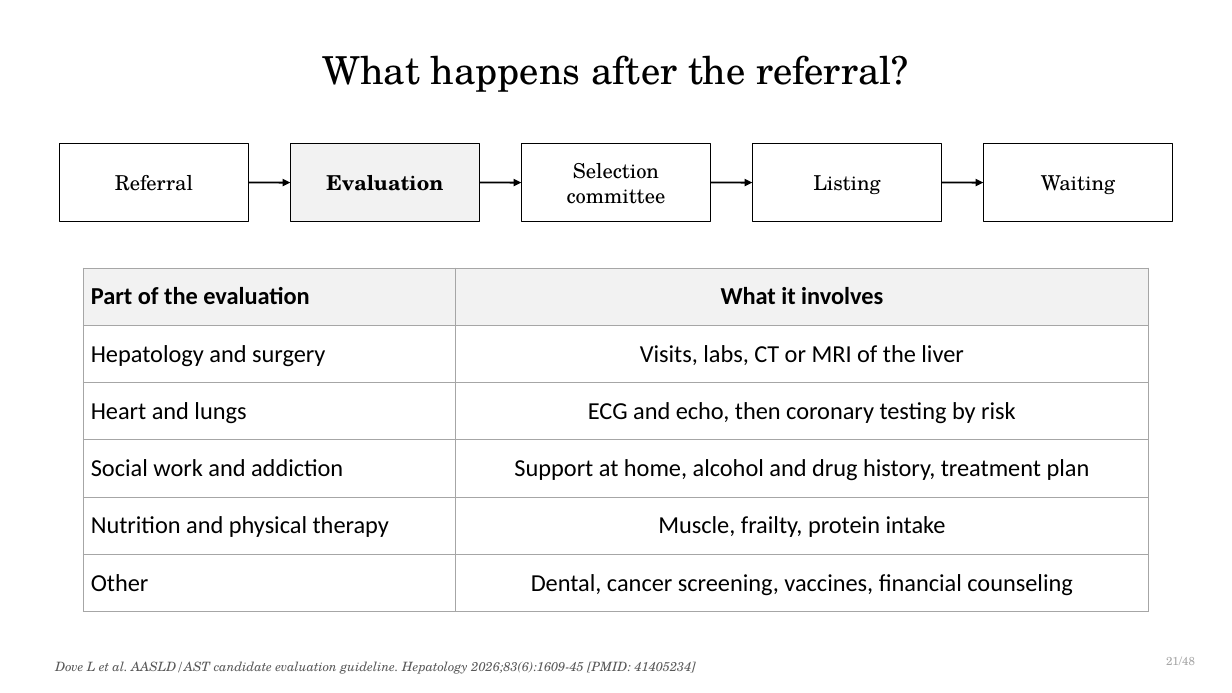
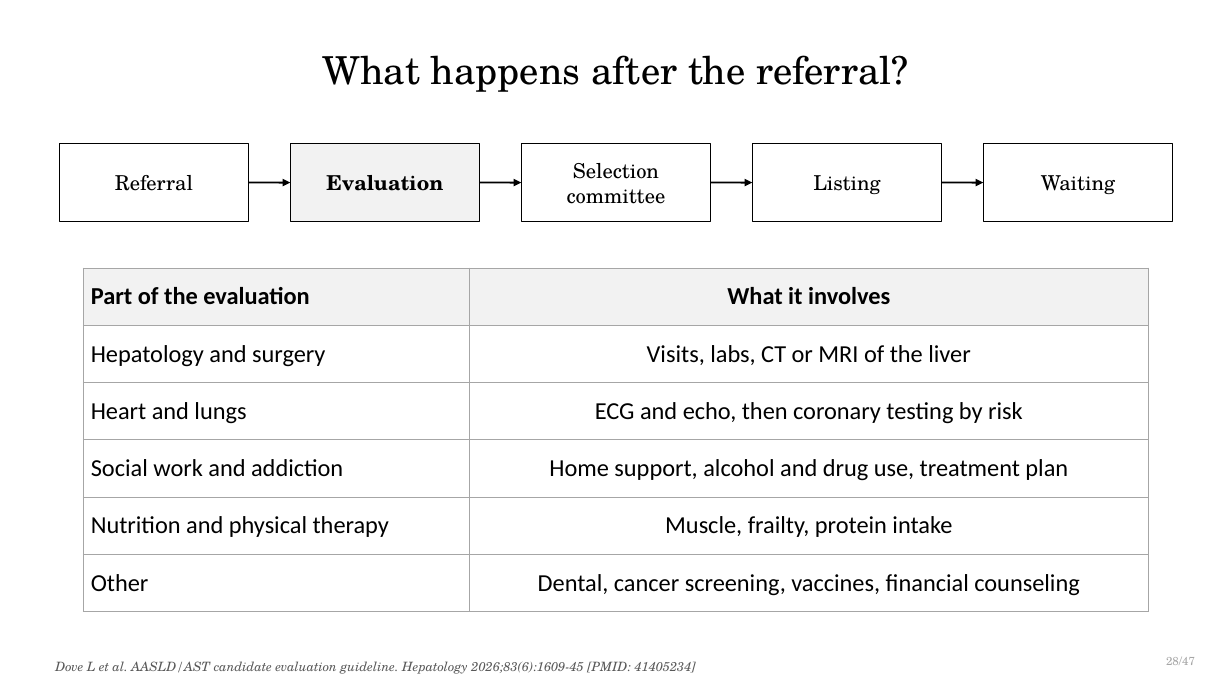
Before and after one commit to qaddodi/mohammad-almeqdadi-lectures, a slide deck: slide 30 of lectures/liver-transplant-grand-rounds-mmc-2026/Liver Transplantation When to Refer and Whats New.pptx (slide 22 before the commit). Drawn at 1232x693 pixels with LibreOffice and Linux fonts; fonts in the diff are those of the drawing. Boxes give left, top, right and bottom in pixels: in the first picture for what was removed or moved away, otherwise in the second. Text is boxed around its words. In the diff, an @@ line names an element or a change of style, - is before the commit and + after.

```diff
--- a/lectures/liver-transplant-grand-rounds-mmc-2026/Liver Transplantation When to Refer and Whats New.pptx
+++ b/lectures/liver-transplant-grand-rounds-mmc-2026/Liver Transplantation When to Refer and Whats New.pptx
@@ table at <box>83,268,1149,600</box> @@
-row 4, column 2: Support at home, alcohol and drug history, treatment plan
+row 4, column 2: Home support, alcohol and drug use, treatment plan
@@ text at <box>1166,657,1195,665</box>: text changed @@
-21/48
+28/47
```
Also in this commit, not shown: 50 other slides changed, 1 slide added, 1 slide removed, 4 other files.
